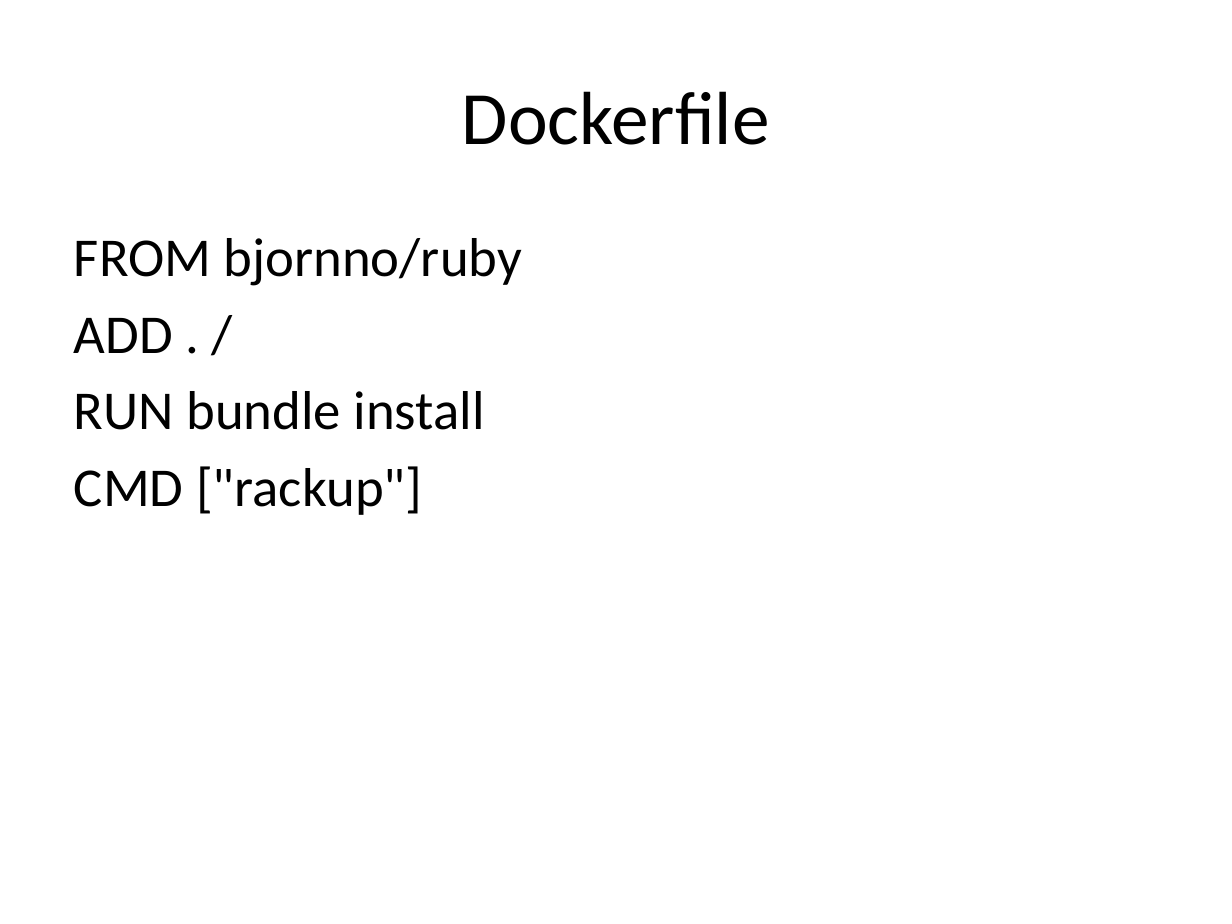
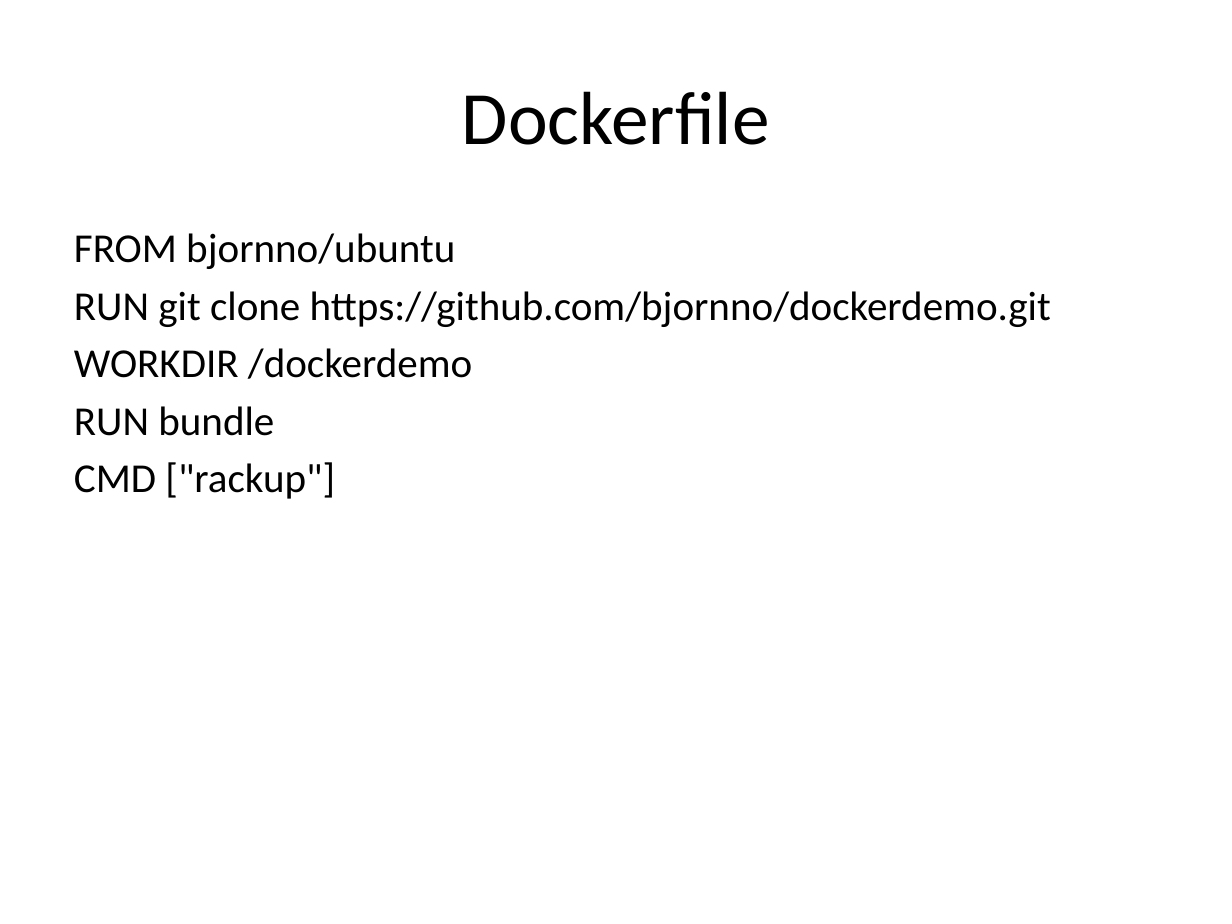
Before and after one commit to bjornno/dockerdemo, a slide deck: slide 13 of docker-techzone.pptx. Drawn at 1232x924 pixels with LibreOffice and Linux fonts; fonts in the diff are those of the drawing. Boxes give left, top, right and bottom in pixels: in the first picture for what was removed or moved away, otherwise in the second. Text is boxed around its words. In the diff, an @@ line names an element or a change of style, - is before the commit and + after.

Commit message:
changed presentation

```diff
--- a/docker-techzone.pptx
+++ b/docker-techzone.pptx
@@ text at (74,233,1051,436): text changed; size 32 to 24 pt @@
-FROM bjornno/ruby
-ADD . /
-RUN bundle install
+FROM bjornno/ubuntu
+RUN git clone https://github.com/bjornno/dockerdemo.git
+WORKDIR /dockerdemo
+RUN bundle
@@ text at (74,462,335,499): size 32 to 24 pt in "CMD ["rackup"]"; less space between paragraphs @@
```
Also in this commit, not shown: 3 other slides changed.
